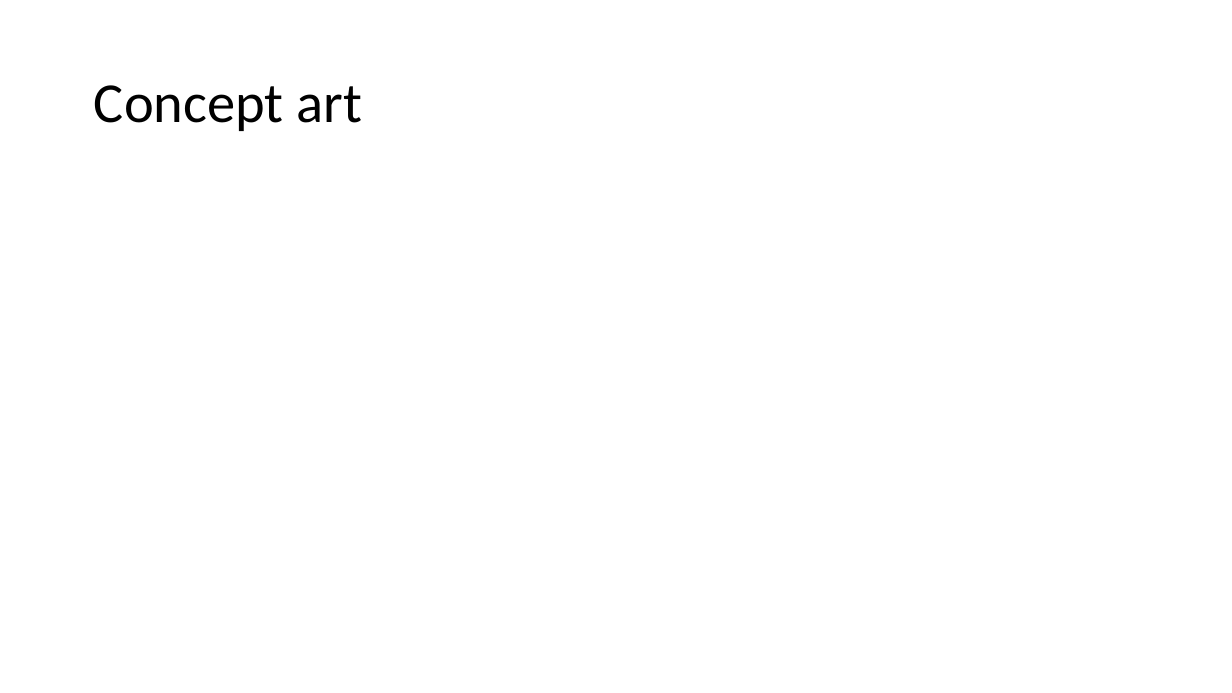
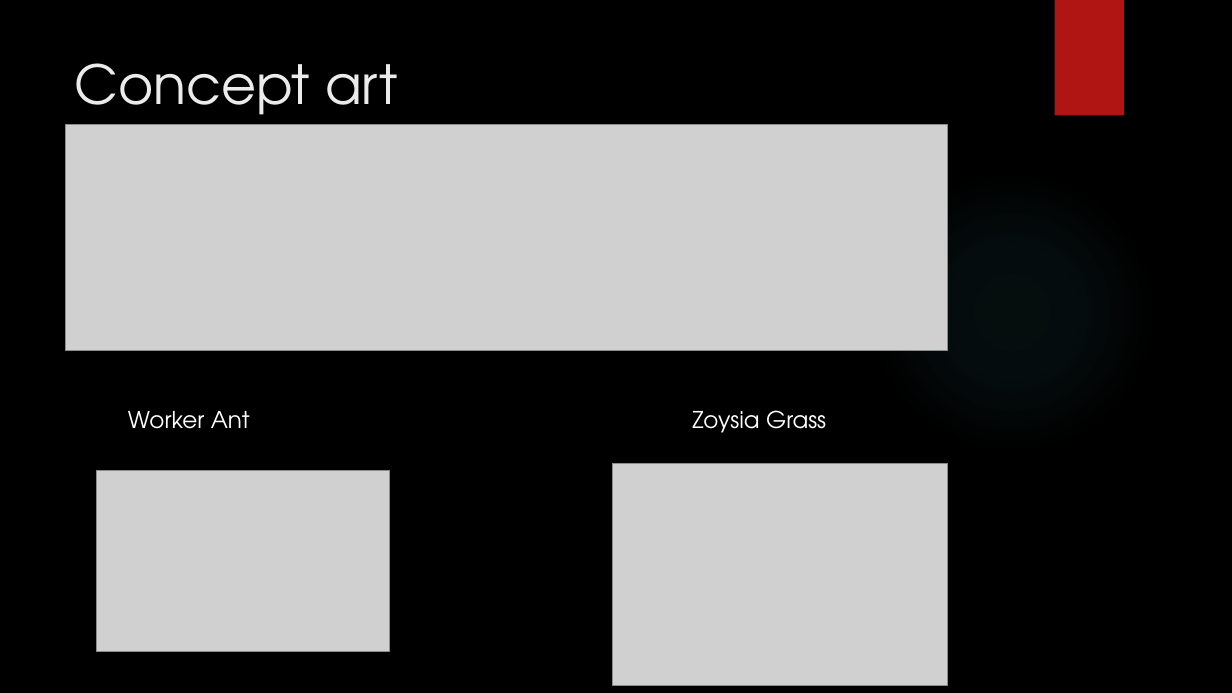
Before and after one commit to UoSGamesGroups/first-semester-group-19, a slide deck: slide 4 of Presentations/Group 19 - Presentation 1.pptx. Drawn at 1232x693 pixels with LibreOffice and Linux fonts; fonts in the diff are those of the drawing; grey boxes stand for pictures; background and template pictures are left out. Boxes give left, top, right and bottom in pixels: in the first picture for what was removed or moved away, otherwise in the second. Text is boxed around its words. In the diff, an @@ line names an element or a change of style, - is before the commit and + after.

```diff
--- a/Presentations/Group 19 - Presentation 1.pptx
+++ b/Presentations/Group 19 - Presentation 1.pptx
@@ background #FFFFFF to picture (left out) @@
@@ rectangle added at (x1=1055, y1=0, x2=1124, y2=116), fill #B01513 @@
@@ title "Concept art" moved from (x1=94, y1=85, x2=362, y2=131) to (x1=75, y1=63, x2=398, y2=129) @@
@@ title "Concept art" at (x1=75, y1=63, x2=398, y2=129): size 44 to 42 pt, font Calibri to TeX Gyre Adventor, text colour #000000 to #EBEBEB; line spacing 0.9 to 1; vertical alignment middle to top @@
@@ picture added at (x1=66, y1=125, x2=948, y2=350) @@
@@ ellipse added at (x1=870, y1=169, x2=1154, y2=454), fill gradient #50B9C1 @@
@@ text added at (x1=128, y1=411, x2=250, y2=429), 18 pt, text #FFFFFF @@
+Worker Ant
@@ text added at (x1=692, y1=410, x2=826, y2=433), 18 pt, text #FFFFFF @@
+Zoysia Grass
@@ picture added at (x1=96, y1=470, x2=390, y2=652) @@
@@ picture added at (x1=613, y1=464, x2=948, y2=686) @@
```
Also in this commit, not shown: 6 other slides changed, 1 slide added, 1 slide removed, 1 other file.
